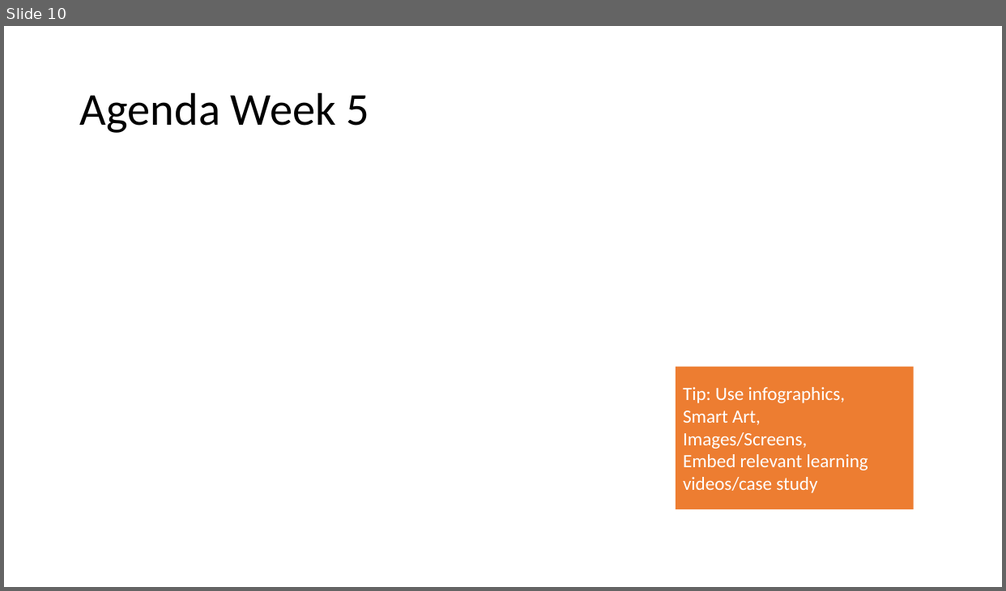
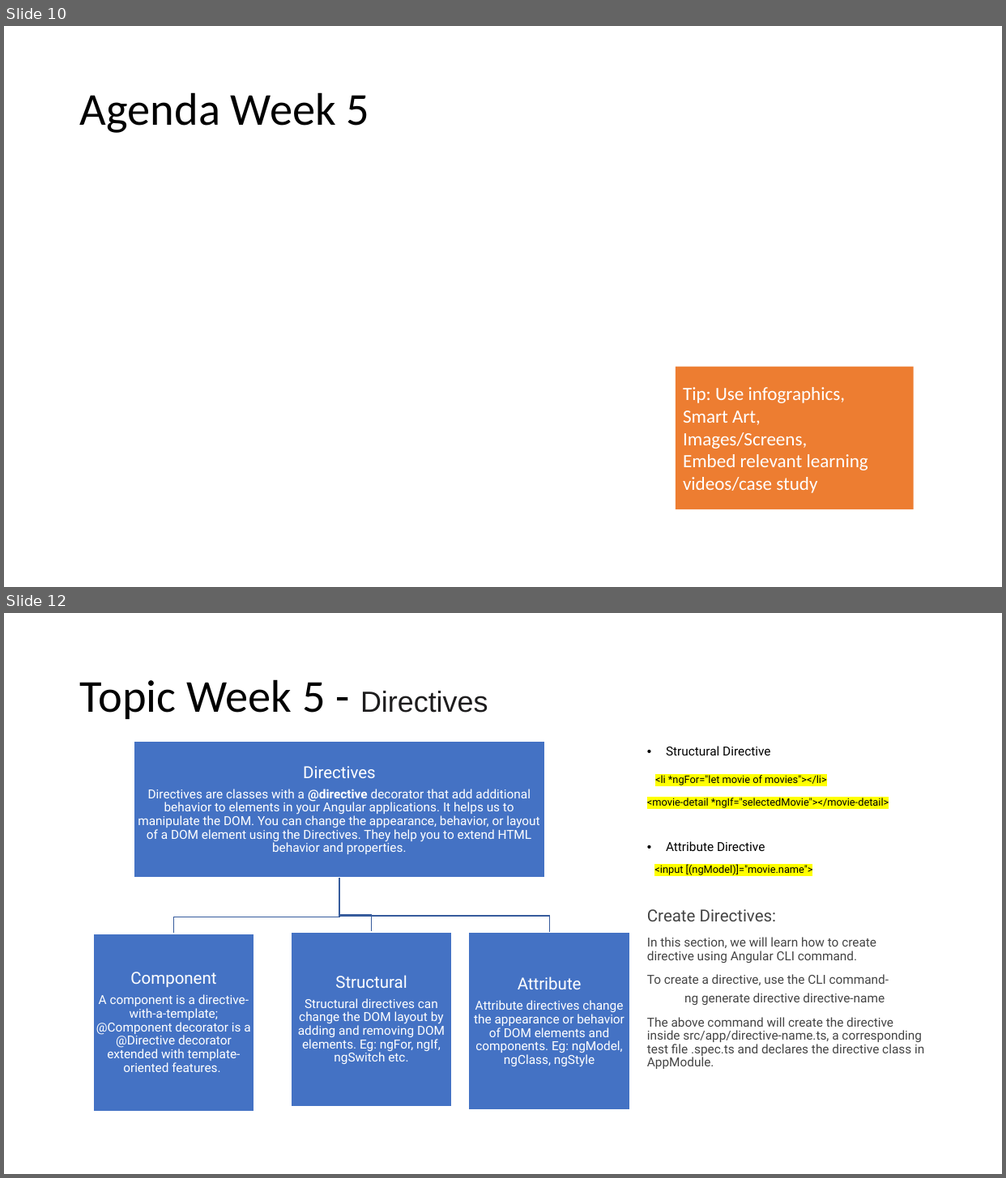
Before and after one commit to spoorthiempowher/Empowher-Curriculum, a slide deck: Angular/EmpowHer - Tech Curriculum.pptx. Shown one above the other, each under a label of ours: slide 10 before the commit, slides 10 and 12 after it; the slides between them are not shown. The pictures are 1006x591 and 1006x1178 pixels, drawn with LibreOffice and Linux fonts; fonts in the diff are those of the drawing. Boxes give left, top, right and bottom in pixels: in the first picture for what was removed or moved away, otherwise in the second. Text is boxed around its words. In the diff, an @@ line names an element or a change of style, - is before the commit and + after.

Commit message:
updated week 5 contents.

```diff
--- a/Angular/EmpowHer - Tech Curriculum.pptx
+++ b/Angular/EmpowHer - Tech Curriculum.pptx
@@ slide 12 added at [4, 613, 1002, 1174], background #FFFFFF @@
@@ title added at [80, 679, 488, 719], 44 pt, text #000000 @@
+Topic Week 5 - Directives
@@ text added at [647, 746, 924, 1069], 12 pt, text #444444 @@
+• Structural Directive
+<li *ngFor="let movie of movies"></li>
+<movie-detail *ngIf="selectedMovie"></movie-detail>
+• Attribute Directive
+<input [(ngModel)]="movie.name">
+Create Directives:
+In this section, we will learn how to create directive using Angular CLI command.
+To create a directive, use the CLI command-
+  ng generate directive directive-name
+The above command will create the directive inside src/app/directive-name.ts, a corresponding test file .spec.ts and declares the directive class in AppModule.
@@ group added at [93, 742, 630, 1112]: 4 rectangles, 4 texts, 3 freeform shapes @@
+Directives
+Directives are classes with a @directive decorator that add additional behavior to elements in your Angular applications. It helps us to manipulate the DOM. You can change the appearance, behavior, or layout of a DOM element using the Directives. They help you to extend HTML behavior and properties.
+Component
+A component is a directive-with-a-template; @Component decorator is a @Directive decorator extended with template-oriented features.
+Structural
+Structural directives can change the DOM layout by adding and removing DOM elements. Eg: ngFor, ngIf, ngSwitch etc.
+Attribute
+Attribute directives change the appearance or behavior of DOM elements and components. Eg: ngModel, ngClass, ngStyle
```
Also in this commit, not shown: 6 other slides added, 2 slides removed.
